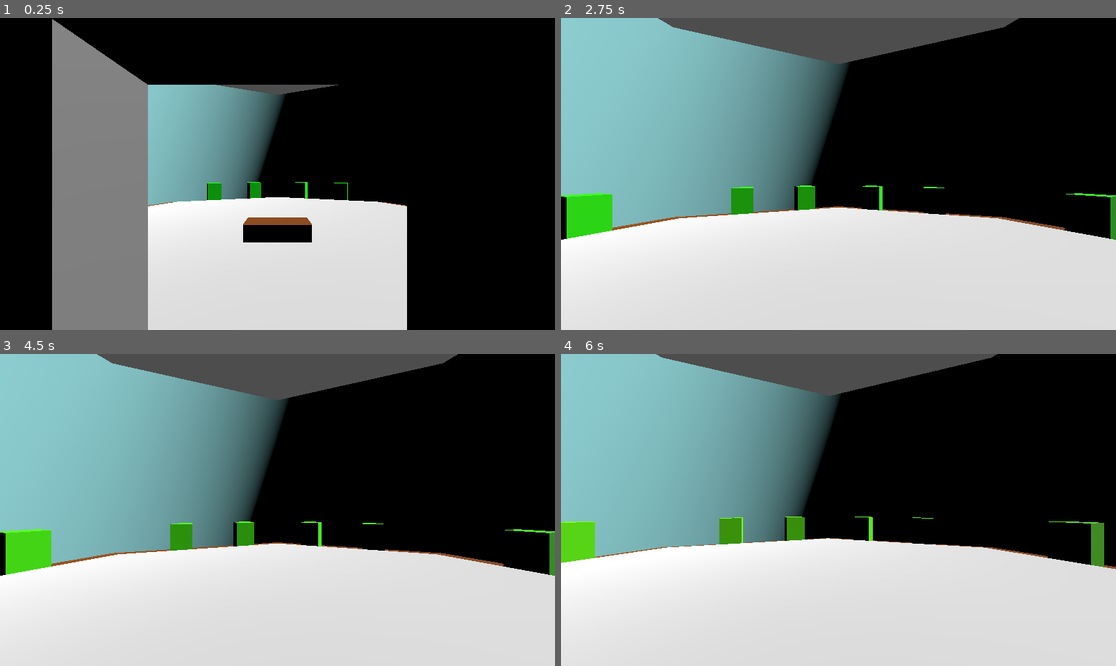
Above: before the commit, frames 1-4 (two rows, left to right).
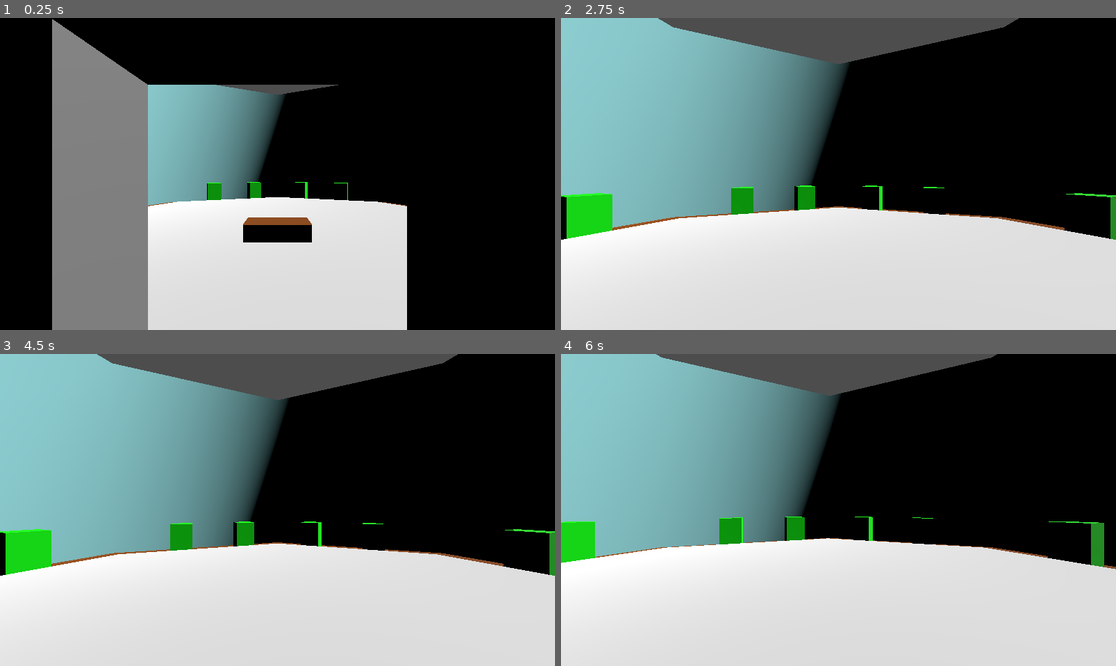
Above: after the commit, the same moments.

Repository: WildcatGameStudios/ScaryHouse
Game: Godot game, scene res://scenes/levels/water_plants/level.tscn
The game is run twice, just before and just after one commit, with the same random seed, the same clock (stepped at 60 frames per second) and the same inputs. This scene is started directly instead of the project's main scene.
Inputs:
- Up to frame 1 (0.25 s): no input
- Up to frame 2 (2.75 s): tap Enter at 0.5 s; hold Shift (run) 0.53-1.28 s; hold W (move_forward) from 0.53 s (still down); tap Space (jump) at 0.77, 0.8, 1.07, 1.35, 1.52, 1.82, 2.3 s; tap Shift (run) at 1.55 s; hold Shift (run) from 2.03 s (still down)
- Up to frame 3 (4.5 s): keep holding W (move_forward); release Shift (run) at 2.78 s; tap Shift (run) at 2.85, 4.35 s; tap Space (jump) at 3.02, 3.32, 3.5, 3.6, 3.77, 4.07 s; tap Enter at 4.25 s
- Up to frame 4 (6 s): tap Space (jump) at 4.52, 4.82, 5, 5.3, 5.85 s; hold Shift (run) 5.03-5.78 s; tap Enter at 5.75 s; release W (move_forward) at 5.78 s; hold D (move_right) from 5.78 s (still down)

The runs differ from the first frame. In frame 2, less than 0.1% of the frame differs, in the area x 0-35%, y 54-58%; in frame 3, 1.8%; in frame 4, 1.8%, in the area x 0-98%, y 52-69%.
Error after the commit: Parse Error: Expected indented block after "if" block. (res://scripts/plant.gd:18)

Commit message:
state machine for plants

Diff:
--- a/scenes/levels/water_plants/plant.tscn
+++ b/scenes/levels/water_plants/plant.tscn
@@ -1,15 +1,22 @@
-[gd_scene load_steps=3 format=3 uid="uid://cxwjh7b7eftlh"]
+[gd_scene load_steps=4 format=3 uid="uid://cxwjh7b7eftlh"]
 
 [ext_resource type="Script" uid="uid://2u8l00x3i7ur" path="res://scripts/plant.gd" id="1_c1dw4"]
+[ext_resource type="Script" uid="uid://cx13s8js3xgct" path="res://scripts/general/state_machine.gd" id="2_iw701"]
 
 [sub_resource type="StandardMaterial3D" id="StandardMaterial3D_emir5"]
 albedo_color = Color(0, 1, 0, 1)
 
 [node name="Plant" type="Node3D"]
 script = ExtResource("1_c1dw4")
+time_to_activate = null
+time_to_die = null
 
 [node name="CSGBox3D" type="CSGBox3D" parent="."]
 transform = Transform3D(1, 0, 0, 0, 1, 0, 0, 0, 1, 0, 0.75, 0)
 use_collision = true
 size = Vector3(1, 1.5, 1)
 material = SubResource("StandardMaterial3D_emir5")
+
+[node name="StateMachine" type="Node" parent="."]
+script = ExtResource("2_iw701")
+metadata/_custom_type_script = "uid://cx13s8js3xgct"
--- a/scripts/plant.gd
+++ b/scripts/plant.gd
@@ -3,12 +3,20 @@
 @onready var csg_box_3d: CSGBox3D = $CSGBox3D
 
 @export var time_to_activate: float = 0 # the plant will not start dying for this amount of time
+@export var time_between_dying_rolls: float = 5 # while active, time between rolls to start dying
+var dying_rolls_timer: float = time_between_dying_rolls
+@export var start_dying_chance: float = .5 # chance to start dying every time_between_chance_rolls
 @export var time_to_die: float = 30 # amount of time until the plant dies after being activated
-var death_timer: float = 30
+var death_timer: float = time_to_die
 
 func _process(delta: float) -> void:
-	if time_to_activate > 0:
+	if time_to_activate > 0: # if not active
 		time_to_activate -= delta
+	elif dying_rolls_timer > 0:
+		dying_rolls_timer -= delta
+	elif death_timer == time_to_die:
+		if randf() < start_dying_chance:
+
 	else:
 		death_timer -= delta
 		if death_timer <= 0:
--- /dev/null
+++ b/scripts/plant_sm.gd
@@ -0,0 +1,61 @@
+extends Node
+class_name StateMachine
+
+# Create variables to keep track of states
+var state  = null
+var previous_state = null
+
+var states = {}
+# Find parent
+@onready var parent = get_parent()
+
+func _ready() -> void:
+	add_state("inactive")
+	add_state("active")
+	add_state("dying")
+	set_state("inactive")
+
+# Check if there is a state to execute
+func _physics_process(delta):
+	if state != null :
+		state_logic(delta)
+
+
+func state_logic(delta) :
+	match state:
+		"inactive":
+			parent.inactive()
+		"active":
+			parent.active()
+		"dying":
+			parent.dying()
+
+func get_transition(delta):
+	return null
+
+func enter_state(new_state, old_state) :
+	match new_state:
+		"inactive":
+			parent.enter_inactive()
+		"active":
+			parent.enter_active()
+		"dying":
+			parent.enter_dying()
+
+func exit_state(old_state, new_state) :
+	pass
+
+
+func set_state(new_state) :
+	previous_state = state
+	state = new_state
+
+	if previous_state != null :
+		exit_state(previous_state, state)
+
+	if state != null :
+		enter_state(new_state , previous_state)
+
+
+func add_state(state_name) :
+	states[state_name] = states.size()
Not shown, added: scripts/plant_sm.gd.uid
